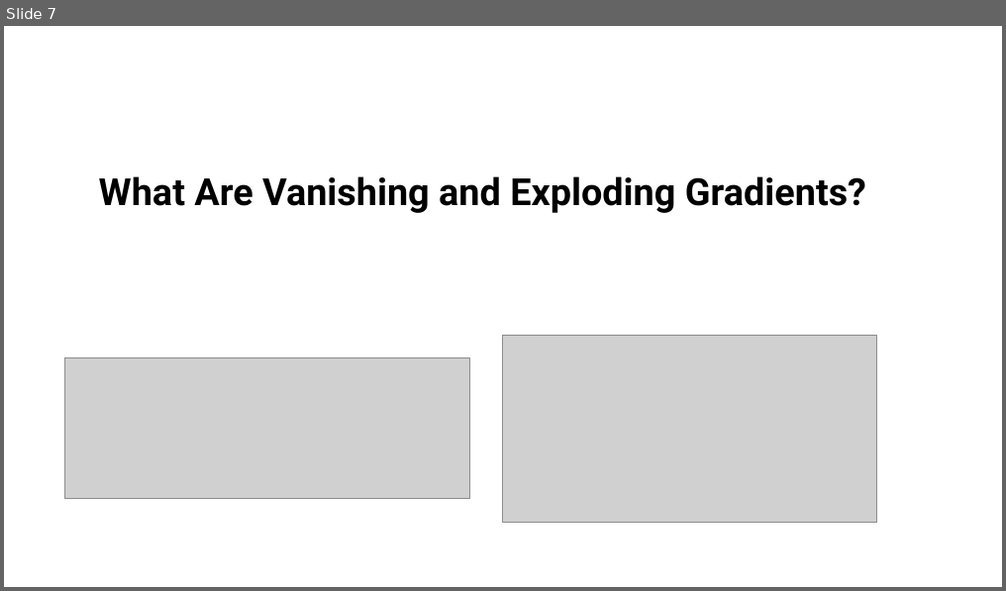
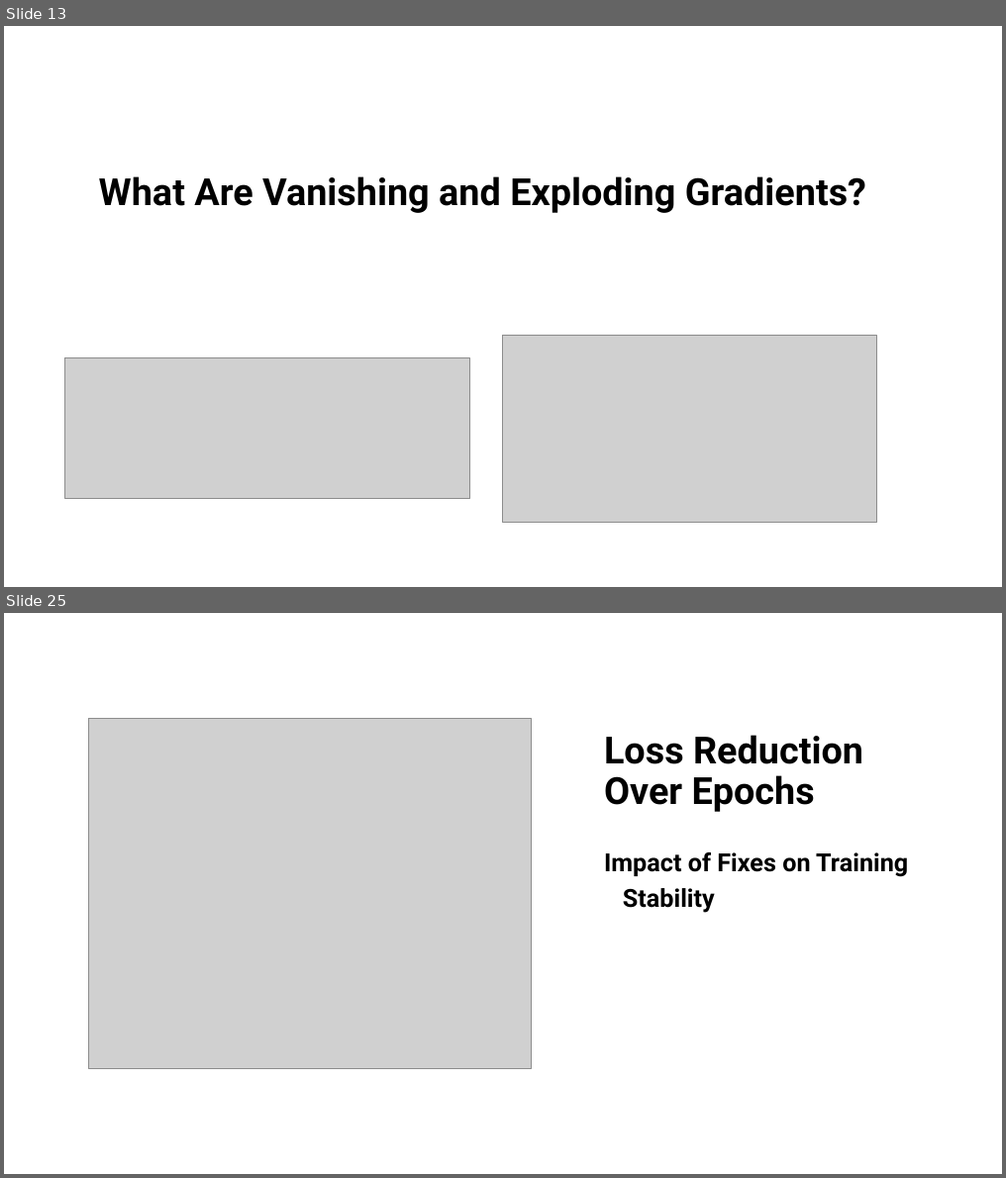
Before and after one commit to nazmul-nil/vanishing_gradients_tutorial_MLNN, a slide deck: tutorial/Vanishing_gradients.pptx. Shown one above the other, each under a label of ours: slide 7 before the commit, slides 13 and 25 after it; the slides between them are not shown. The pictures are 1006x591 and 1006x1178 pixels, drawn with LibreOffice and Linux fonts; fonts in the diff are those of the drawing; grey boxes stand for pictures. Boxes give left, top, right and bottom in pixels: in the first picture for what was removed or moved away, otherwise in the second. Text is boxed around its words. In the diff, an @@ line names an element or a change of style, - is before the commit and + after.

```diff
--- a/tutorial/Vanishing_gradients.pptx
+++ b/tutorial/Vanishing_gradients.pptx
@@ slide 25 added at (4,613,1002,1174), background #FFFFFF @@
@@ picture added at (88,719,531,1069) @@
@@ title added at (604,735,863,812), 36 pt, text #000000, bold @@
+Loss Reduction Over Epochs
@@ text added at (604,853,908,913), 24 pt, text #000000, bold @@
+Impact of Fixes on Training Stability
@@ what was slide 7 is now slide 13 @@
```
Also in this commit, not shown: 19 slides changed, 9 other slides added, 3 other files.
